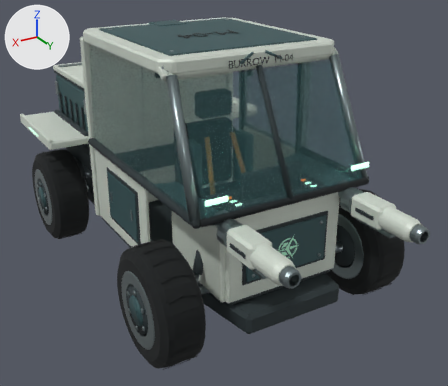
What one commit did to the glTF model public/models/mining-rover.glb.
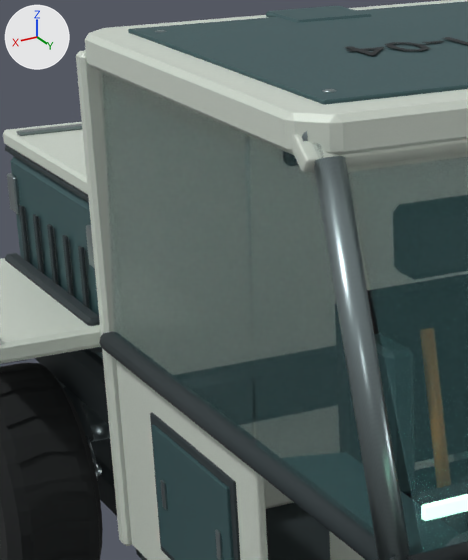
The first picture shows the older version from a camera (50 mm lens) standing at (2.89, 5.41, 3.41) and looking at (-0.14, 0.36, 0.89). The close-ups show the older and then the newer version on the part from 12% to 49% of the width and 5% to 57% of the height of that picture. Only the edits that show in the close-ups are written down. Lighting does not change. The marker at upper left points along +X, +Y and +Z. Where no turn or scale is listed for an object, it has been applied to the vertices. Vertices at exactly the same position are counted once.

Objects in the first close-up: 'MiningRover_Glazing Geometry', 'MiningRover_Light Geometry', 'MiningRover_Markings Geometry', 'MiningRover_Surface Geometry', 'Wheel_RearStarboard_Surface Geometry' and 2 more.
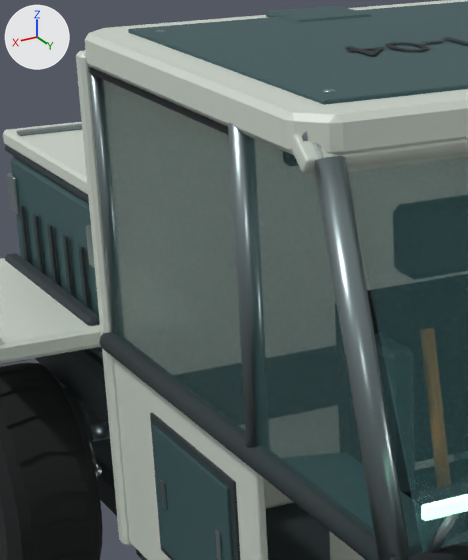
Where the newer file only moved an object's origin or applied its transform, the numbers keep the older frame.

Location of each change, (x1, y1, x2, y2) in pixels of the close-ups (468 x 560 px; the box of a moved part takes in the faces that stretch with it):
part 1 of me_skid_keel, added
    after: (228, 122, 257, 448)
part 2 of me_skid_keel, added
    after: (88, 64, 114, 333)
part 3 of me_skid_keel, added
    after: (88, 67, 229, 135)
part 4 of me_skid_keel, added
    after: (428, 513, 459, 553)
part 5 of me_skid_keel, moved or reshaped
    before: (116, 360, 258, 560)
    after: (114, 358, 258, 560)

The change, as a diff of the scene's bpy script:
```diff
--- a/public/models/mining-rover.glb.py
+++ b/public/models/mining-rover.glb.py
@@ me_skid_keel @@
 # used by ob_miningrover_surface_geometry; location = (-1.294, 1.82, 0.25)
-me_skid_keel.from_pydata(...)  # 2880 vertices, 5284 faces; spans x 0.0..2.59, y -3.92..0.0, z 0.0..2.25
+me_skid_keel.from_pydata(...)  # 3056 vertices, 5604 faces; spans x 0.0..2.59, y -3.92..0.0, z 0.0..2.25
+# me_skid_keel part 1: a new loose piece, a 12-sided cylinder along z spanning x 2.107..2.182, y -1.193..-1.117, z 1.07..2.135, in mat_meridian___ceramic__steel__polymer_pbr
+# me_skid_keel part 2: a new loose piece, a 12-sided cylinder along z spanning x 2.107..2.157, y -2.49..-2.44, z 1.07..2.14, in mat_meridian___ceramic__steel__polymer_pbr
+# me_skid_keel part 3: the loose piece of 24 vertices spanning x 0.56..2.03, y -2.39..-0.82, z 2.22..2.24 is copied, and the copy is scaled about its middle by (0.046, 0.834, 1.69), then moved by (0.83, -0.22, -0.14); it spans x 2.09..2.16, y -2.47..-1.18, z 2.08..2.11
+# me_skid_keel part 4: a new loose piece of 16 vertices spanning x 2.0..2.09, y -0.19..-0.12, z 1.08..1.24, in mat_meridian___ceramic__steel__polymer_pbr
+# me_skid_keel part 5: 12 vertices moved from x 2.12..2.15, y -2.46..-2.45, z 0.22..1.06 to x 2.12..2.15, y -2.49..-2.48, z 0.22..1.06
+# other edits to the shape of me_skid_keel do not show in these pictures
 me_skid_keel.materials.append(mat_meridian___ceramic__steel__polymer_pbr)
```
